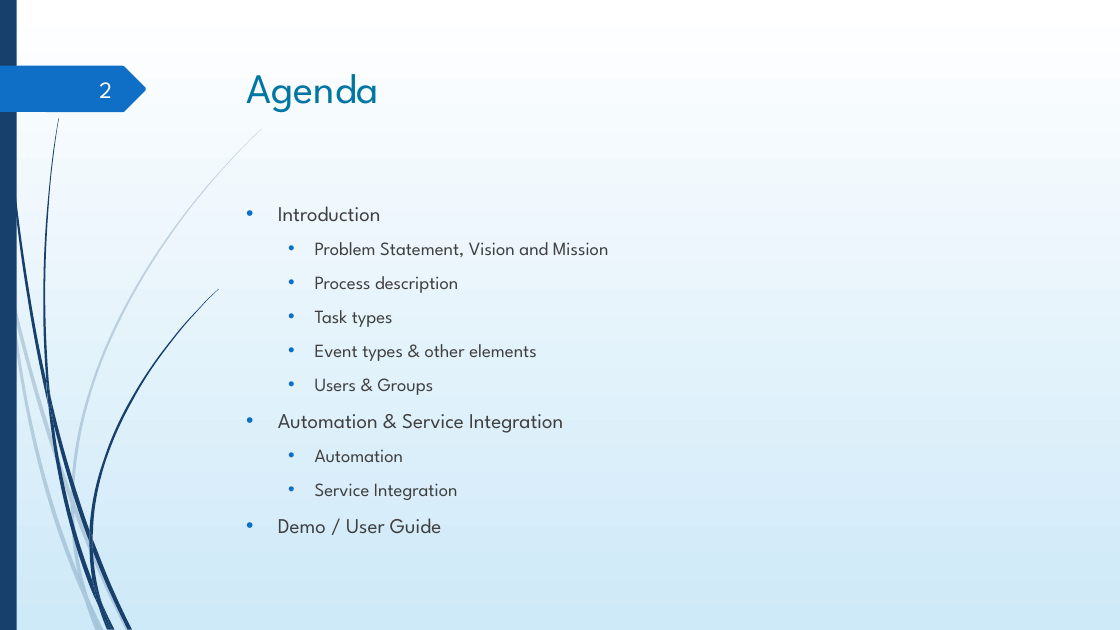
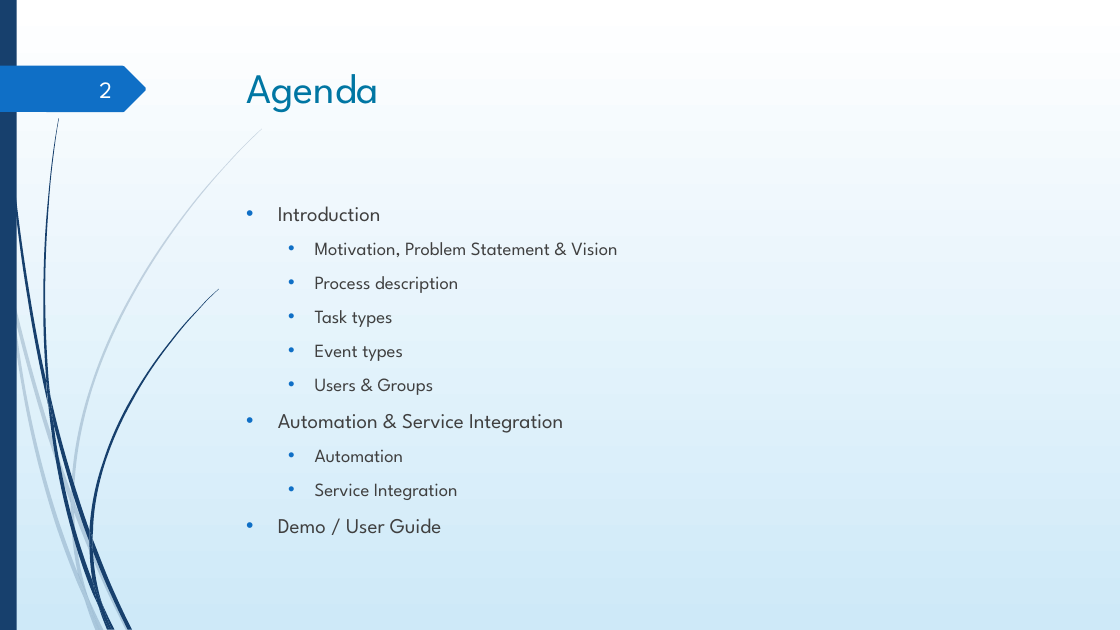
Before and after one commit to DigiBP/digibp-monterosa, a slide deck: slide 2 of Submission Documents/DBP_presentation.pptx. Drawn at 1120x630 pixels with LibreOffice and Linux fonts; fonts in the diff are those of the drawing; background and template pictures are left out. Boxes give left, top, right and bottom in pixels: in the first picture for what was removed or moved away, otherwise in the second. Text is boxed around its words. In the diff, an @@ line names an element or a change of style, - is before the commit and + after.

```diff
--- a/Submission Documents/DBP_presentation.pptx
+++ b/Submission Documents/DBP_presentation.pptx
@@ text at [315,242,617,257]: text changed @@
-  • Problem Statement, Vision and Mission
+  • Motivation, Problem Statement & Vision
@@ text at [315,344,403,361]: text changed @@
-  • Event types & other elements
+  • Event types
```
Also in this commit, not shown: 6 other slides changed, 3 slides added, 3 slides removed, 4 other files.
